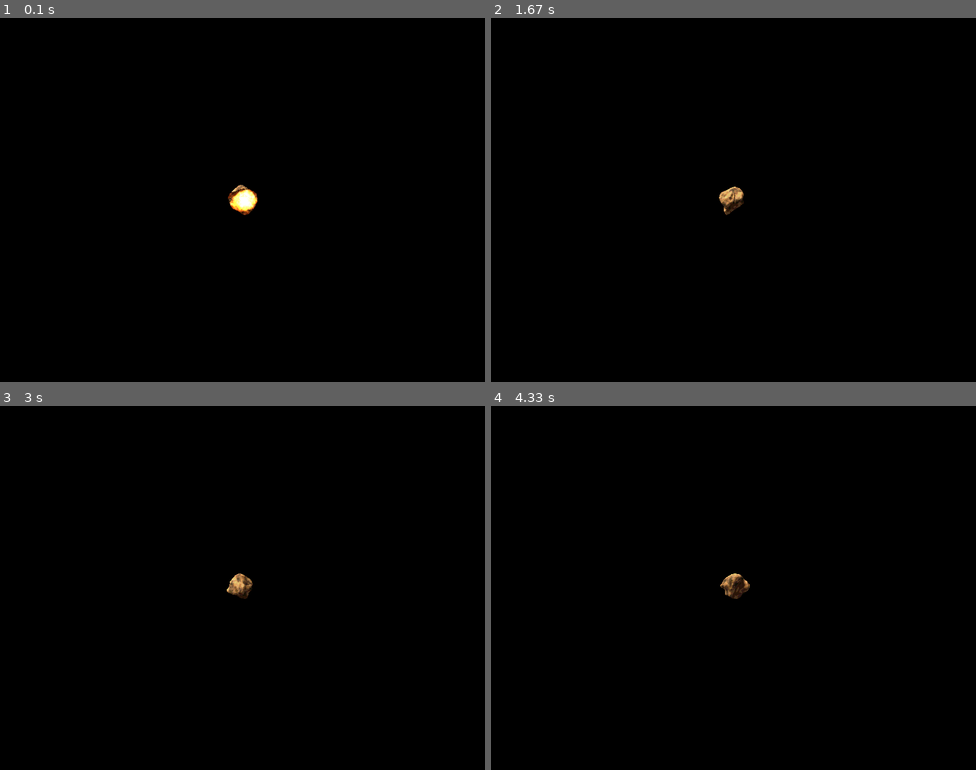
Above: before the commit, frames 1-4 (two rows, left to right).
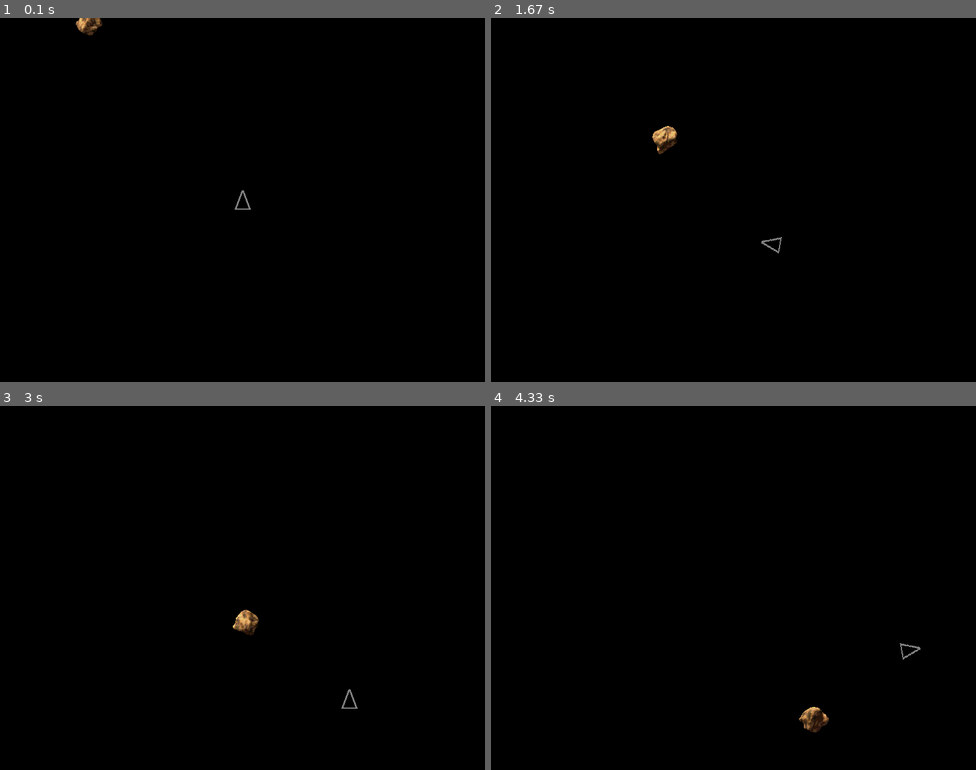
Above: after the commit, the same moments.

Repository: straylight77/arcade
Game: pygame game, started from sprite_test_2.py
Same seed, same stepped clock (60 frames per second), same inputs: the game is played once before the commit and once after it.
Inputs:
- Up to frame 1 (0.1 s): no input
- Up to frame 2 (1.67 s): hold Right 0.33-0.8 s; hold Up 0.83-1.13 s; hold Right 1.17-1.63 s
- Up to frame 3 (3 s): hold Left 1.67-2.2 s; hold Left 2.23-2.63 s; hold Up from 2.67 s (still down)
- Up to frame 4 (4.33 s): release Up at 3.03 s; hold Right 3.07-3.7 s; hold Left 3.73-4.2 s; hold Right from 4.23 s (still down)

The runs differ from the first frame. In frame 1, 0.5% of the frame differs, in the area x 15-54%, y 0-55%; in frame 2, 0.6%; in frame 3, 0.5%; in frame 4, 0.6%, in the area x 47-89%, y 46-90%.

Commit message:
Added Ship class.  Added angle to GameObject.

Diff:
--- a/sprite_test_2.py
+++ b/sprite_test_2.py
@@ -31,6 +31,7 @@
     def __init__(self):
         self.load_asteroid_sprites()
         self.load_explosion_sprites()
+        self.load_ship_sprite()
 
     def load_asteroid_sprites(self):
         self.sheet1 = pygame.image.load('assets/asteroid2.png')
@@ -41,6 +42,16 @@
         self.sheet2 = pygame.image.load('assets/explosion1_64x64.png')
         images = self._extract_sprites(self.sheet2, 64, 5, 5)
         self.sprites['explosion'] = images
+
+    def load_ship_sprite(self):
+        img = pygame.Surface((32, 32))
+        img.fill(WHITE)
+        img.set_colorkey(WHITE)
+        pts = ( (32, 16), (0, 28), (0, 4) )
+        #pts = ( (32, 16), (4, 28), (4, 4) )
+        pygame.draw.polygon(img, GRAY, pts, 3)
+        self.sprites['ship'] = img
+
 
     @staticmethod
     def _extract_sprites(sheet, size, rows, columns):
@@ -92,6 +103,7 @@
         if self.is_done():
             self.kill()
 
+
 #---- class: GameObject --------------------------------------------------
 class GameObject():
     """
@@ -101,6 +113,7 @@
     def __init__(self, pos=[0,0], vel=[0,0]):
         self.pos = pos
         self.vel = vel
+        self.angle = 0
 
     def update(self):
         self.pos[0] += self.vel[0]
@@ -118,6 +131,11 @@
         if self.pos[1] < 0:
             self.pos[1] = MAX_Y
 
+        if self.angle < 0:
+            self.angle += 360
+        if self.angle > 360:
+            self.angle -= 360
+
 
 
 #---- class: Asteroid ----------------------------------------------------
@@ -127,7 +145,7 @@
         AnimatedSprite.__init__(self)
         GameObject.__init__(self, pos, vel)
 
-    def update(self):
+    def update(self, commands):
         AnimatedSprite.update(self)
         GameObject.update(self)
         self.rect.center = self.pos
@@ -140,6 +158,130 @@
         AnimatedSprite.__init__(self)
         self.repeat = False
         self.rect.center = pos
+
+#---- class: Ship --------------------------------------------------------
+class Ship(pygame.sprite.Sprite, GameObject):
+
+    def __init__(self):
+        pygame.sprite.Sprite.__init__(self)
+        GameObject.__init__(self)
+        self.image = self.image_orig
+        self.rect = self.image.get_rect()
+        self.reset()
+
+    def reset(self):
+        self.pos = [MAX_X/2, MAX_Y/2]
+        self.angle = 270
+
+    def update(self, cmd):
+        self.angle += 10 * (cmd['right'] + cmd['left'])
+        if cmd['thrust']:
+            self.vel[0] += math.cos(math.radians(self.angle))*0.5
+            self.vel[1] += math.sin(math.radians(self.angle))*0.5
+
+        GameObject.update(self)
+
+        self.image = pygame.transform.rotate(self.image_orig, -self.angle)
+        self.rect = self.image.get_rect()
+        self.rect.center = self.pos
+
+    @classmethod
+    def set_image(cls, img):
+        cls.image_orig = img
+
+
+##########################################################################
+
+def terminate():
+    pygame.quit()
+    sys.exit()
+
+
+def init(max_x, max_y, title = 'pyGame Template'):
+    pygame.init()
+    clk = pygame.time.Clock()
+    disp = pygame.display.set_mode((max_x, max_y))
+    pygame.display.set_caption(title)
+    random.seed()
+    return disp, clk
+
+
+def handle_events(cmd):
+    for event in pygame.event.get():
+
+        if event.type == QUIT:
+            cmd['quit'] = True
+
+        elif event.type == KEYDOWN:
+            if event.key == K_LEFT:
+                cmd['left'] = -1
+            elif event.key == K_RIGHT:
+                cmd['right'] = 1
+            elif event.key == K_UP:
+                cmd['thrust'] = 1
+
+        elif event.type == KEYUP:
+            if event.key == K_ESCAPE:
+                cmd['quit'] = True
+            elif event.key == K_LEFT:
+                cmd['left'] = 0
+            elif event.key == K_RIGHT:
+                cmd['right'] = 0
+            elif event.key == K_UP:
+                cmd['thrust'] = 0
+
+
+
+#---- main() -------------------------------------------------------------
+def main():
+    level = 1
+    score = 0
+    lives = 2
+    highscore = 0
+    commands = {'quit': False, 'left': 0, 'right': 0, 'thrust': 0, 'fire': 0}
+
+    DISPLAY, CLOCK = init(MAX_X, MAX_Y)
+    FONT1 = pygame.font.SysFont('courier', 45)
+    FONT2 = pygame.font.SysFont('courier', 15)
+
+    sheet = Spritesheet()
+    Asteroid.set_frames( sheet.sprites['asteroid'] )
+    Explosion.set_frames( sheet.get_sprites('explosion') )
+    Ship.set_image( sheet.sprites['ship'] )
+
+    grp = pygame.sprite.RenderPlain()
+    grp.add( Asteroid([140, 0], [3, 4]))
+    #grp.add( Asteroid([MAX_X/2.0, MAX_Y/2.0]))
+    #grp.add(Explosion([MAX_X/2.0, MAX_Y/2.0]))
+    ship = Ship()
+    grp.add(ship)
+
+
+    #main game loop
+    while True:
+
+        handle_events(commands)
+
+        if commands['quit']:
+            terminate()
+
+        grp.update(commands)
+
+        # draw main screen
+        DISPLAY.fill(BGCOLOR)
+        grp.draw(DISPLAY)
+
+        # advance game frame
+        pygame.display.update()
+        CLOCK.tick(FPS)
+
+
+    terminate()
+
+####
+if __name__ == '__main__':
+    main()
+
 
 
 #---- class: Game --------------------------------------------------------
@@ -201,70 +343,3 @@
                     terminate()
                 elif event.key == K_q:
                     self.gameover = True
-
-
-
-##########################################################################
-
-def terminate():
-    pygame.quit()
-    sys.exit()
-
-
-def init(max_x, max_y, title = 'pyGame Template'):
-    pygame.init()
-    clk = pygame.time.Clock()
-    disp = pygame.display.set_mode((max_x, max_y))
-    pygame.display.set_caption(title)
-    random.seed()
-    return disp, clk
-
-
-
-#---- main() -------------------------------------------------------------
-def main():
-    level = 1
-    score = 0
-    lives = 2
-    highscore = 0
-
-    DISPLAY, CLOCK = init(MAX_X, MAX_Y)
-    FONT1 = pygame.font.SysFont('courier', 45)
-    FONT2 = pygame.font.SysFont('courier', 15)
-
-    sheet = Spritesheet()
-    Asteroid.set_frames( sheet.sprites['asteroid'] )
-    Explosion.set_frames( sheet.get_sprites('explosion') )
-
-    splash_grp = pygame.sprite.RenderPlain()
-    splash_grp.add (Asteroid( [MAX_X/2.0, MAX_Y/2.0]))
-    splash_grp.add (Explosion([MAX_X/2.0, MAX_Y/2.0]))
-
-    #main game loop
-    while True:
-        for event in pygame.event.get():
-            if event.type == QUIT:
-                terminate()
-            elif event.type == KEYUP:
-                if event.key == K_ESCAPE:
-                    terminate()
-                if event.key == K_n:
-                    g = Game(DISPLAY, CLOCK)
-                    g.main_loop()
-
-        splash_grp.update()
-
-        # draw main screen
-        DISPLAY.fill(BGCOLOR)
-        splash_grp.draw(DISPLAY)
-
-        # advance game frame
-        pygame.display.update()
-        CLOCK.tick(FPS)
-
-
-    terminate()
-
-####
-if __name__ == '__main__':
-    main()
